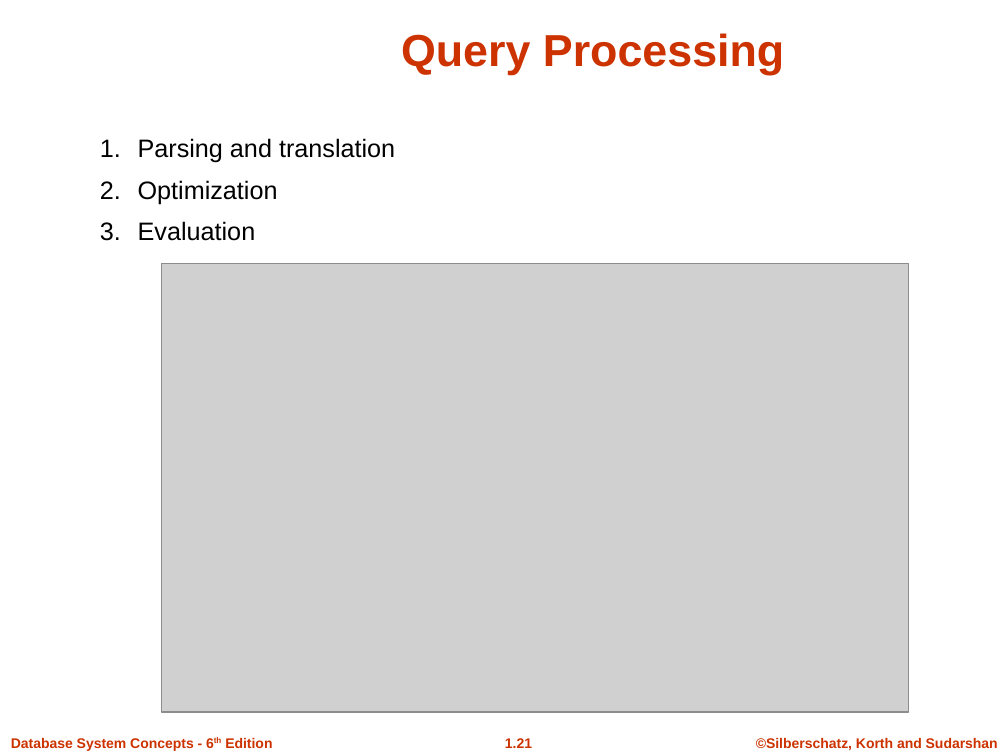
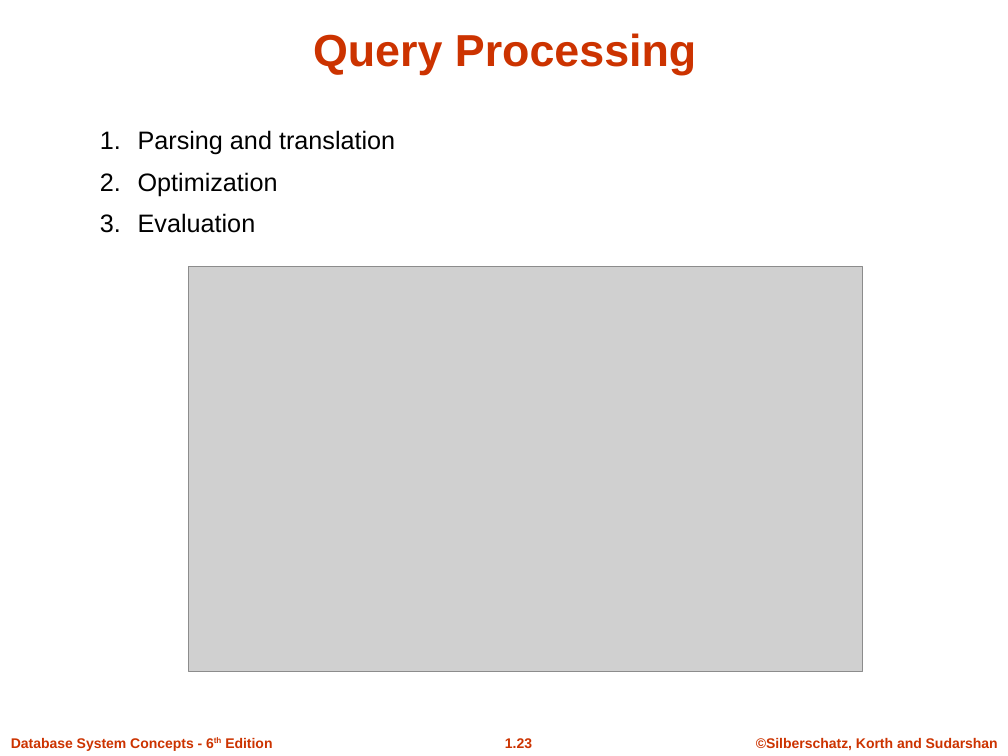
Before and after one commit to Sumonta056/SUST-Autorickshaw-Management-System, a slide deck: slide 23 of Theory/Learning Theory Of Databases/Slides/ch1.ppt (slide 21 before the commit). Drawn at 1008x756 pixels with LibreOffice and Linux fonts; fonts in the diff are those of the drawing; grey boxes stand for pictures; background and template pictures are left out. Boxes give left, top, right and bottom in pixels: in the first picture for what was removed or moved away, otherwise in the second. Text is boxed around its words. In the diff, an @@ line names an element or a change of style, - is before the commit and + after.

```diff
--- a/Theory/Learning Theory Of Databases/Slides/ch1.ppt
+++ b/Theory/Learning Theory Of Databases/Slides/ch1.ppt
@@ title "Query Processing" moved from (x1=401, y1=33, x2=784, y2=75) to (x1=313, y1=33, x2=696, y2=75) @@
@@ text "1. Parsing and translation" moved from (x1=100, y1=138, x2=395, y2=241) to (x1=100, y1=130, x2=395, y2=233) @@
@@ picture resized from (x1=161, y1=263, x2=908, y2=712) to (x1=188, y1=266, x2=863, y2=671) @@
@@ page number at (x1=505, y1=738, x2=532, y2=748): text changed @@
-1.21
+1.23
```
Also in this commit, not shown: 17 other slides changed, 4 slides added, 5 slides removed, 11 other files.
